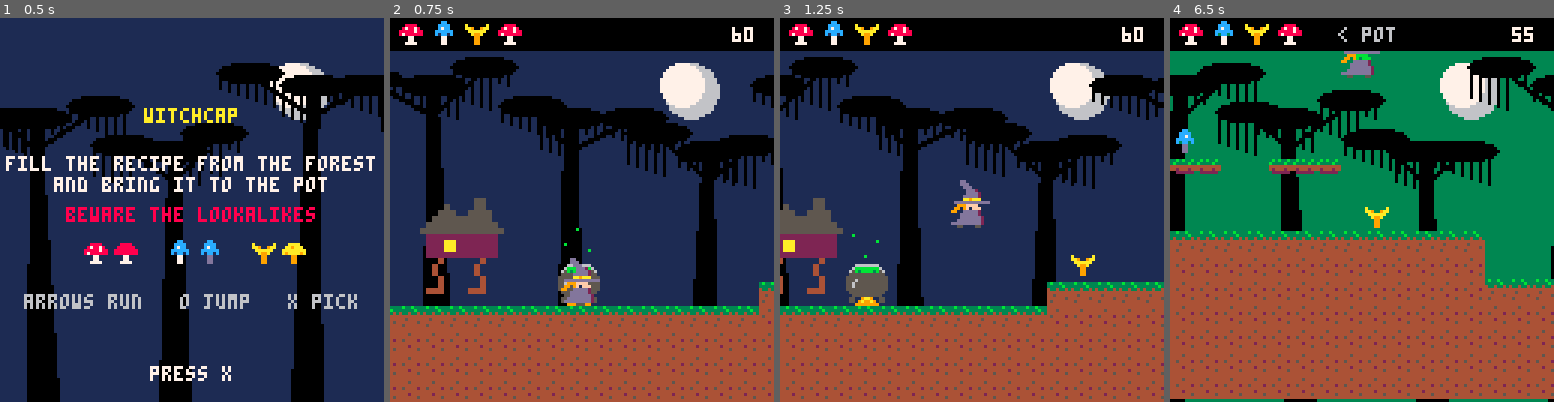
Above: before the commit, frames 1-4 (left to right).
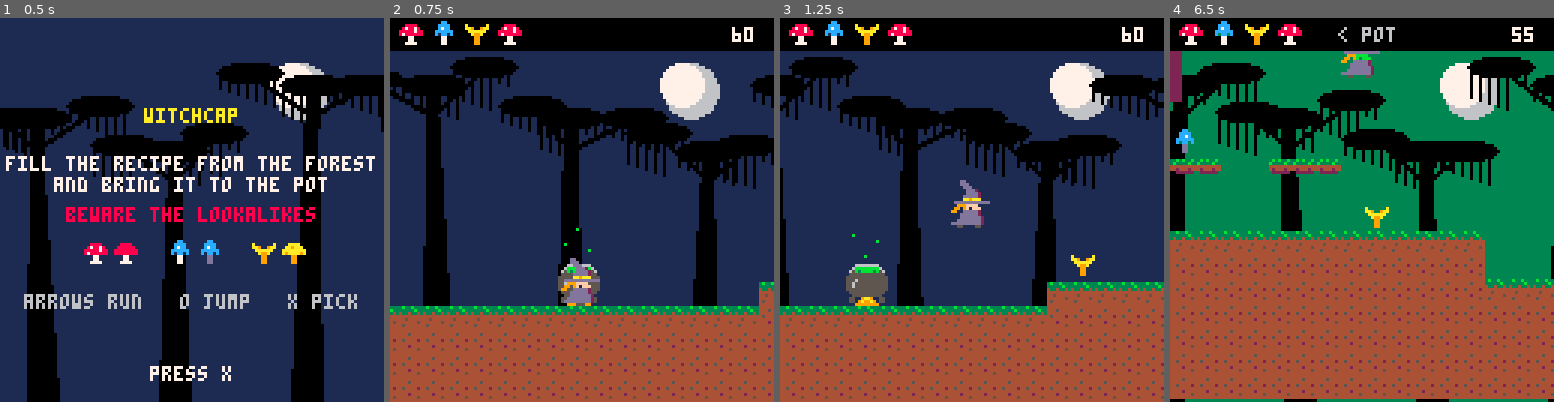
Above: after the commit, the same moments.

Repository: drachis/carts
Game: PICO-8 cartridge proj/witchcap/tests/test_boot.p8
Two runs of this game, one before a commit and one after it. Both use one fixed random seed, a clock stepped at 60 frames per second and the inputs below.
Inputs:
- Up to frame 1 (0.5 s): tap X (X key) at 0.33 s
- Up to frame 2 (0.75 s): tap O (Z key) at 0.7 s
- Up to frame 3 (1.25 s): tap X (X key) at 1.07 s
- Up to frame 4 (6.5 s): hold Right 1.6-2.1 s; tap O (Z key) every 0.4 s from 1.7 to 6.1 s; tap X (X key) every 1.12 s from 1.85 to 6.32 s; hold Up 2.15-2.42 s; hold Right 2.47-3.03 s; hold Left 3.08-3.58 s; hold Down 3.63-3.97 s; hold Right 4.02-4.68 s; hold Up 4.73-5.03 s; hold Left 5.08-5.68 s; hold Down 5.73-6.03 s; hold Right from 6.08 s (still down)

Frame 1 is identical in both runs. In frame 2, 2.7% of the frame differs, in the area x 7-30%, y 46-72%; in frame 3, 2.1%; in frame 4, 0.4%.

Commit message:
witchcap: baba yaga's hut is a giant that walks after the witch on chicken legs, its roof off the top of the screen; it replaces the small hut in the backdrop (2003 tokens)
Co-Authored-By: Claude Opus 5.5 <noreply@anthropic.com>

Diff:
--- a/proj/witchcap/data.lua
+++ b/proj/witchcap/data.lua
@@ -19,4 +19,8 @@
 poison_frames=180
 level_seconds=60
 cauldron_x=500
+hut_speed=0.9
+hut_stance=18
+hut_stride=22
+hut_step_frames=16
 ]],nil,_ENV)
--- a/proj/witchcap/forest.lua
+++ b/proj/witchcap/forest.lua
@@ -45,6 +45,14 @@
  return fget(mget(x\8,y\8),0)
 end
 
+-- the height of the ground's surface at x, in pixels down the screen
+function ground_top(x)
+ for row=0,15 do
+  if ground_at(x,row*8) then return row*8 end
+ end
+ return 128
+end
+
 -- a flat clump of leaves with moss hanging from it in strands
 function draw_moss(x,y,seed)
  ovalfill(x-11,y-3,x+11,y+3,0)
@@ -76,8 +84,6 @@
  for tree=1,17 do
   draw_tree(tree*44-30-camera_x\2,24+tree%3*11,tree)
  end
- -- baba yaga's hut, shifting from foot to foot west of the clearing
- sspr(96,16,16,16,226-camera_x\2,62+sin(t()/3)*2,32,32)
 end
 
 function draw_forest()
--- /dev/null
+++ b/proj/witchcap/hut.lua
@@ -0,0 +1,53 @@
+-- hut.lua : baba yaga's hut, a giant in the backdrop that walks after the
+-- witch on chicken legs. it is taller than the screen: its roof is off
+-- the top, and what shows is its walls, its lit window and its legs. it
+-- touches nothing; it is only company.
+--
+-- hut.x is its middle, in world pixels. each foot stays planted on the
+-- ground until the hut has walked `hut_stride` pixels past it, then steps
+-- ahead, one foot at a time. foot.step counts a step's frames down.
+
+function reset_hut()
+ hut={x=cauldron_x-100,feet={}}
+ for side=-1,1,2 do
+  add(hut.feet,{x=hut.x+side*hut_stance,home=side*hut_stance,step=0})
+ end
+end
+
+function update_hut()
+ -- slower than the witch: she leaves it behind and it catches her up
+ -- while she picks
+ hut.x+=mid(-hut_speed,(witch.x-hut.x)/60,hut_speed)
+ for number,foot in ipairs(hut.feet) do
+  local behind=hut.x+foot.home-foot.x
+  if foot.step>0 then
+   foot.x+=(foot.to_x-foot.x)/foot.step
+   foot.step-=1
+  elseif abs(behind)>hut_stride and hut.feet[3-number].step==0 then
+   foot.step=hut_step_frames
+   foot.to_x=foot.x+behind+sgn(behind)*hut_stride
+  end
+ end
+end
+
+function draw_hut(camera_x)
+ local x=hut.x-camera_x
+ for foot in all(hut.feet) do
+  local foot_x=foot.x-camera_x
+  -- a stepping foot is lifted in an arc
+  local foot_y=ground_top(foot.x)-1+sin(foot.step/hut_step_frames/2)*14
+  local hip_x=x+foot.home
+  -- the knee bends backwards, as a hen's does
+  local knee_x,knee_y=(hip_x+foot_x)/2-12,(30+foot_y)/2
+  for thickness=-1,1 do
+   line(hip_x+thickness,26,knee_x+thickness,knee_y,4)
+   line(knee_x+thickness,knee_y,foot_x+thickness,foot_y,9)
+  end
+  -- three toes ahead and a spur behind
+  line(foot_x-5,foot_y,foot_x+10,foot_y,9)
+  line(foot_x,foot_y-1,foot_x+8,foot_y-3,9)
+  line(foot_x,foot_y-1,foot_x-4,foot_y-3,9)
+ end
+ -- the top ten rows of the hut sprite, five times the size
+ sspr(96,16,16,10,x-40,-22,80,50)
+end
--- a/proj/witchcap/main.lua
+++ b/proj/witchcap/main.lua
@@ -15,6 +15,7 @@
  make_forest(flr(rnd(9999)))
  new_recipe()
  reset_witch()
+ reset_hut()
  frames_left=level_seconds*60
  mode="play"
 end
@@ -33,6 +34,7 @@
 function _update60()
  if mode=="play" then
   update_witch()
+  update_hut()
   if btnp(5) then pick_mushroom() end
   frames_left-=1
   message_frames=max(message_frames-1)
@@ -127,6 +129,7 @@
  end
  cls(1)
  draw_backdrop(camera_x)
+ draw_hut(camera_x)
  camera(camera_x,sway)
  draw_forest()
  draw_witch()
--- a/proj/witchcap/tests/test_boot.p8
+++ b/proj/witchcap/tests/test_boot.p8
@@ -5,6 +5,7 @@
 #include ../data.lua
 #include ../forest.lua
 #include ../witch.lua
+#include ../hut.lua
 #include ../potion.lua
 #include ../main.lua
 #include dump.lua
--- a/proj/witchcap/tests/test_forest.lua
+++ b/proj/witchcap/tests/test_forest.lua
@@ -79,6 +79,7 @@
   make_forest(7)
   new_recipe()
   reset_witch()
+  reset_hut()
   frames_left,mode=3600,"play"
   for screen=0,3 do
    witch.x=64+screen*128
--- a/proj/witchcap/tests/test_forest.p8
+++ b/proj/witchcap/tests/test_forest.p8
@@ -5,6 +5,7 @@
 #include ../data.lua
 #include ../forest.lua
 #include ../witch.lua
+#include ../hut.lua
 #include ../potion.lua
 #include ../main.lua
 #include dump.lua
--- a/proj/witchcap/tests/test_witch.lua
+++ b/proj/witchcap/tests/test_witch.lua
@@ -91,6 +91,29 @@
   end,
   check=function()
    return witch.x-cauldron_x<45,"went "..witch.x-cauldron_x.." pixels in a second"
+  end,
+ },
+ {
+  name="the hut falls behind her at a run, with its feet under it",
+  buttons={1},frames=300,
+  setup=arena,
+  check=function()
+   local gap=witch.x-hut.x
+   local spread=max(abs(hut.feet[1].x-hut.x),abs(hut.feet[2].x-hut.x))
+   return gap>150 and hut.x>cauldron_x+100 and spread<50,
+    "hut "..gap.." pixels behind, a foot "..spread.." from its middle"
+  end,
+ },
+ {
+  name="the hut catches her up when she stands still",
+  buttons={},frames=420,
+  setup=function()
+   arena()
+   frames_left=3600
+  end,
+  check=function()
+   dump_screen("hut")
+   return abs(witch.x-hut.x)<8,"hut "..witch.x-hut.x.." pixels away"
   end,
  },
  {
--- a/proj/witchcap/tests/test_witch.p8
+++ b/proj/witchcap/tests/test_witch.p8
@@ -5,6 +5,7 @@
 #include ../data.lua
 #include ../forest.lua
 #include ../witch.lua
+#include ../hut.lua
 #include ../potion.lua
 #include ../main.lua
 #include dump.lua
--- a/proj/witchcap/witchcap.p8
+++ b/proj/witchcap/witchcap.p8
@@ -6,6 +6,7 @@
 #include data.lua
 #include forest.lua
 #include witch.lua
+#include hut.lua
 #include potion.lua
 #include main.lua
 __gfx__
